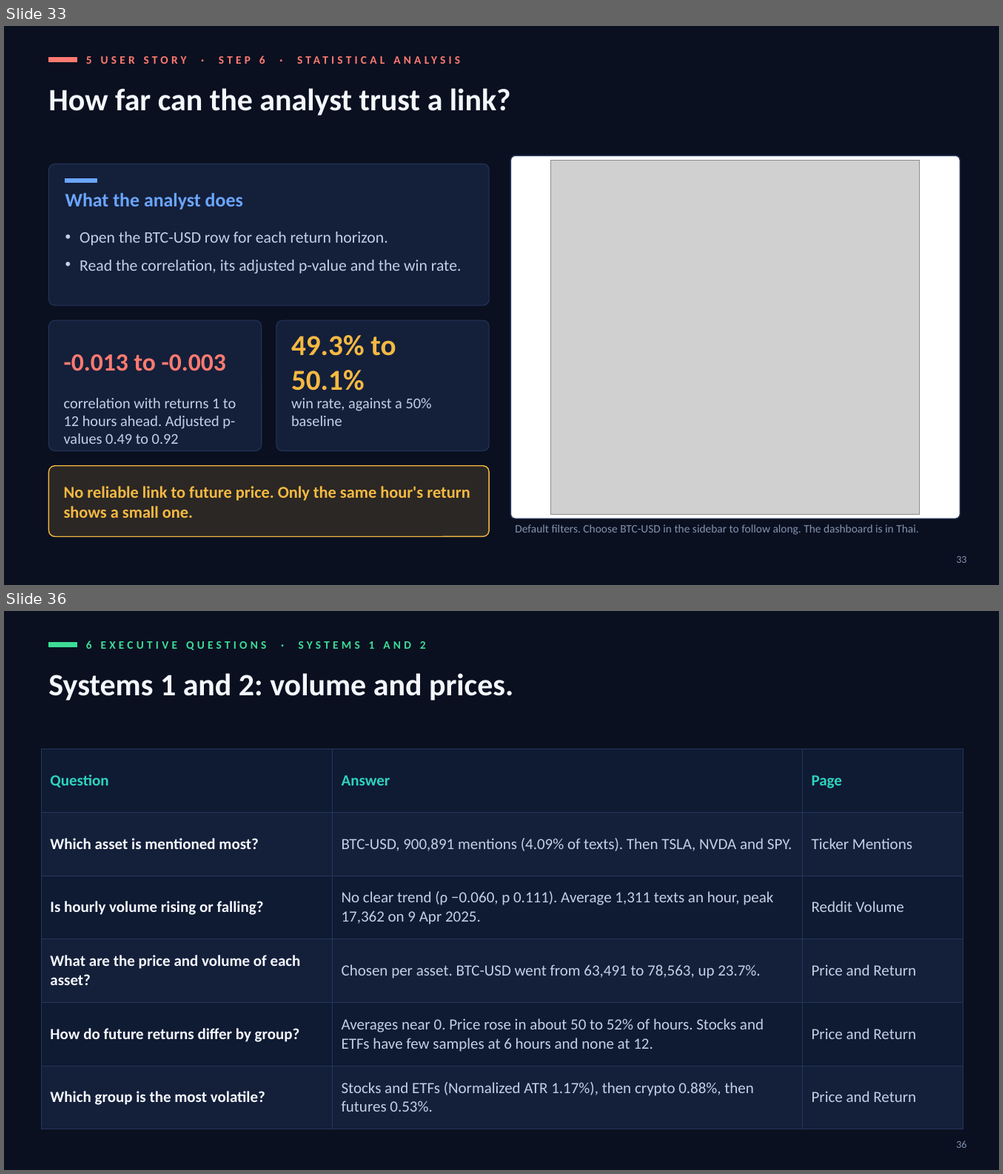
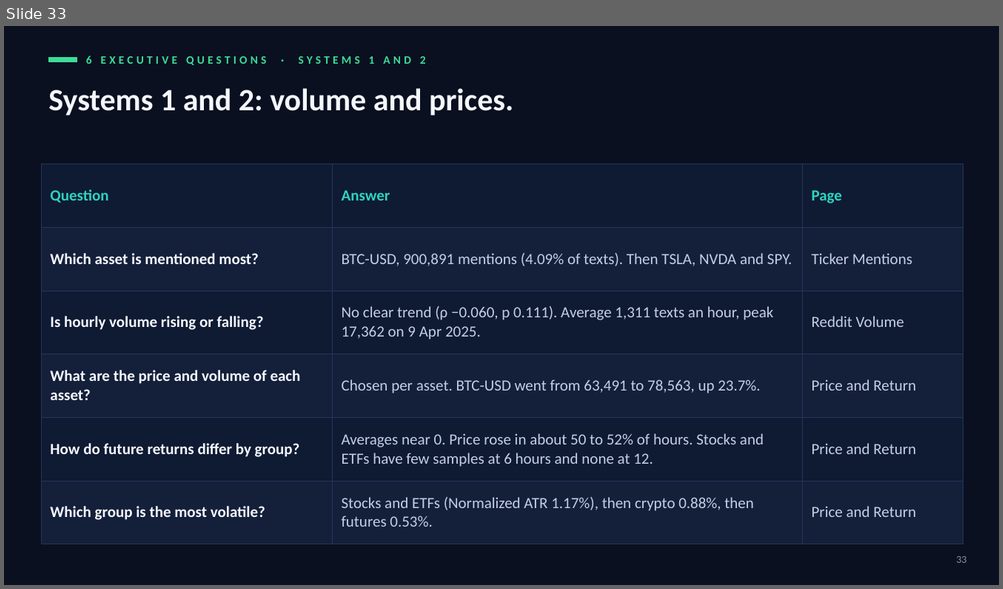
Before and after one commit to cat-arm/reddit-sentiment-market-warehouse-is, a slide deck: docs/presentation/defence_deck_en_v5.pptx. Shown one above the other, each under a label of ours: slides 33 and 36 before the commit, slide 33 after it; the slides between them are not shown. The pictures are 1003x1174 and 1003x589 pixels, drawn with LibreOffice and Linux fonts; fonts in the diff are those of the drawing; grey boxes stand for pictures. Boxes give left, top, right and bottom in pixels: in the first picture for what was removed or moved away, otherwise in the second. Text is boxed around its words. In the diff, an @@ line names an element or a change of style, - is before the commit and + after.

```diff
--- a/docs/presentation/defence_deck_en_v5.pptx
+++ b/docs/presentation/defence_deck_en_v5.pptx
@@ slide 33 removed at bbox=[4, 26, 999, 585], background #0A1020 @@
@@ rectangle removed at bbox=[48, 57, 77, 62] @@
@@ text removed at bbox=[86, 56, 265, 64] @@
-5 USER STORY · STEP 6 · STATISTICAL ANALYSIS
@@ text removed at bbox=[48, 88, 511, 116] @@
-How far can the analyst trust a link?
@@ rounded rectangle removed at bbox=[511, 156, 960, 519] @@
@@ rounded rectangle removed at bbox=[48, 164, 489, 306] @@
@@ rectangle removed at bbox=[65, 179, 96, 183] @@
@@ picture removed at bbox=[551, 160, 919, 514] @@
@@ text removed at bbox=[65, 193, 243, 210] @@
-What the analyst does
@@ text removed at bbox=[79, 232, 461, 274] @@
-• Open the BTC-USD row for each return horizon.
-• Read the correlation, its adjusted p-value and the win rate.
@@ rounded rectangle removed at bbox=[48, 321, 262, 452] @@
@@ rounded rectangle removed at bbox=[276, 321, 489, 452] @@
@@ text removed at bbox=[291, 335, 395, 391] @@
-49.3% to 50.1%
@@ text removed at bbox=[64, 355, 226, 372] @@
--0.013 to -0.003
@@ text removed at bbox=[64, 398, 236, 444] @@
-correlation with returns 1 to 12 hours ahead. Adjusted p-values 0.49 to 0.92
@@ text removed at bbox=[291, 398, 432, 426] @@
-win rate, against a 50% baseline
@@ rounded rectangle removed at bbox=[48, 466, 489, 537] @@
@@ text removed at bbox=[64, 486, 469, 518] @@
-No reliable link to future price. Only the same hour's return shows a small one.
@@ text removed at bbox=[515, 525, 918, 535] @@
-Default filters. Choose BTC-USD in the sidebar to follow along. The dashboard is in Thai.
@@ page number removed at bbox=[956, 557, 966, 563] @@
-33
@@ what was slide 36 is now slide 33 @@
@@ page number at bbox=[956, 557, 966, 563]: text changed @@
-36
+33
```
Also in this commit, not shown: 2 slides changed, 5 slides added, 7 other slides removed.
